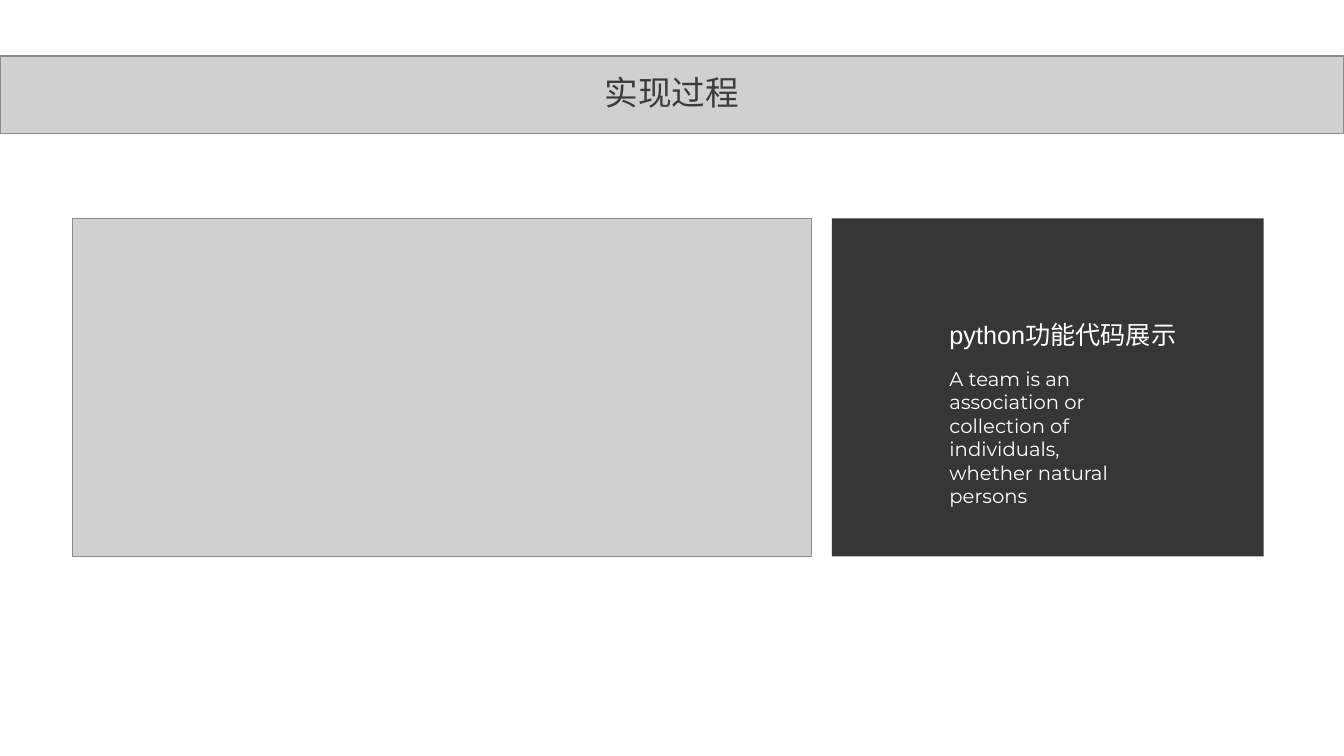
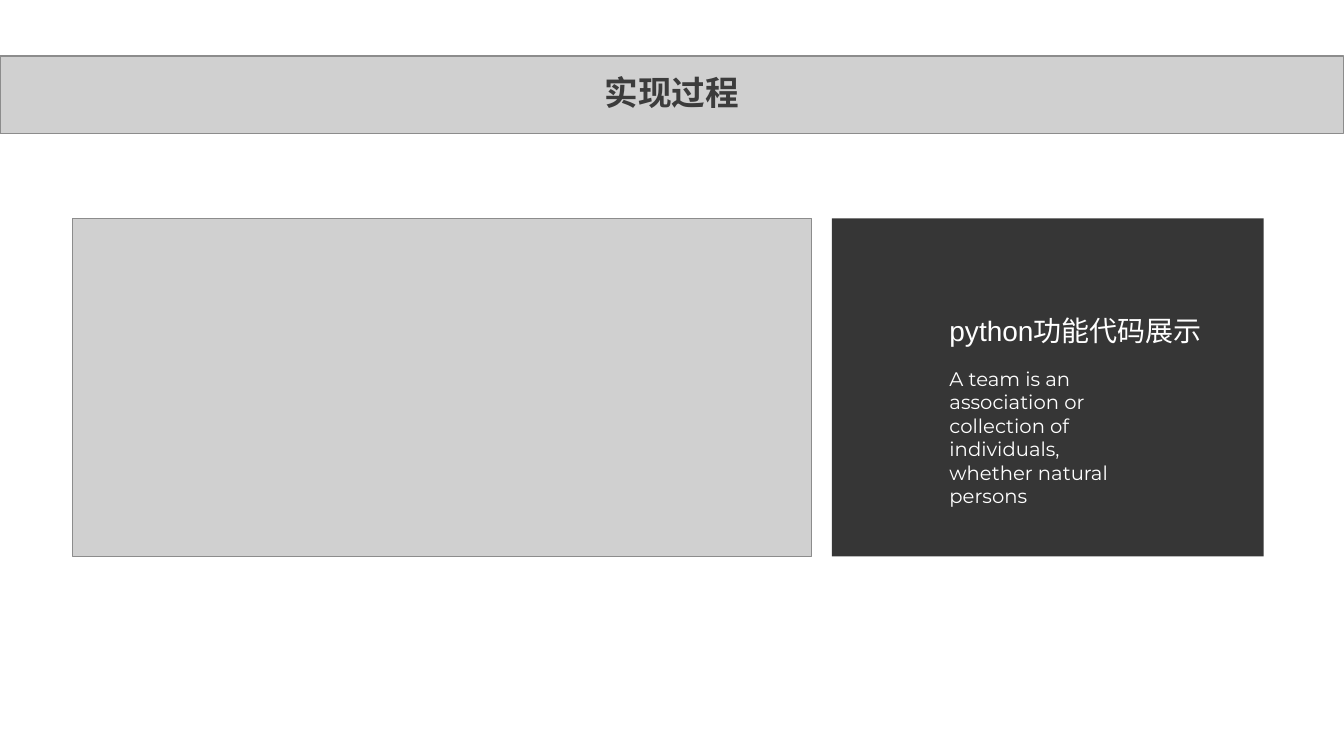
Before and after one commit to DEisreal/DEisreal.github.io, a slide deck: slide 8 of VSS CODE/5_卷积实现过程_3170406037_李易潼_3170406034_毛佳雁_3170406036_祝立群/PPT_3170406037_李易潼_3170406034_毛佳雁_3170406036_祝立群/PPT_3170406037_李易潼_3170406034_毛佳雁_3170406036_祝立群.pptx. Drawn at 1344x756 pixels with LibreOffice and Linux fonts; fonts in the diff are those of the drawing; grey boxes stand for pictures. Boxes give left, top, right and bottom in pixels: in the first picture for what was removed or moved away, otherwise in the second. Text is boxed around its words. In the diff, an @@ line names an element or a change of style, - is before the commit and + after.

```diff
--- a/VSS CODE/5_卷积实现过程_3170406037_李易潼_3170406034_毛佳雁_3170406036_祝立群/PPT_3170406037_李易潼_3170406034_毛佳雁_3170406036_祝立群/PPT_3170406037_李易潼_3170406034_毛佳雁_3170406036_祝立群.pptx
+++ b/VSS CODE/5_卷积实现过程_3170406037_李易潼_3170406034_毛佳雁_3170406036_祝立群/PPT_3170406037_李易潼_3170406034_毛佳雁_3170406036_祝立群/PPT_3170406037_李易潼_3170406034_毛佳雁_3170406036_祝立群.pptx
@@ text "实现过程" at box(605, 76, 739, 108): bold on @@
@@ text "python功能代码展示" at box(949, 319, 1201, 346): size 18 to 20 pt; line spacing 1 to 1.5 @@
```
Also in this commit, not shown: 11 other slides changed, 2 other files.
